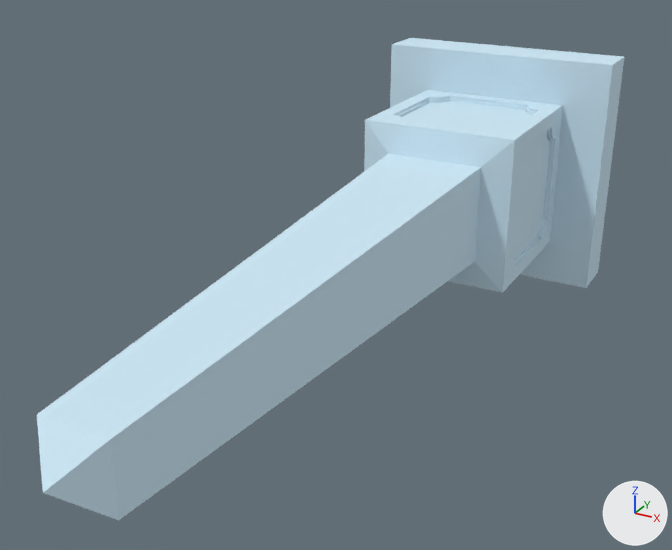
One commit to the FBX model Unity Project/Giroux-CAP6117-SANC - crown/Assets/Models/LOD Headstones/PA-197-F.fbx: the scene before it, then after it.
Before and after are seen from a camera (50 mm lens) standing at (1.66, -5.01, 1.52) and looking at (-0.07, -1.87, -0.05). Arrows for +X, +Y and +Z are at lower right; the lights stay in place. The first picture is the older version. Objects named as collision shapes, trigger or cutter boxes, shadow casters or lower levels of detail are left out. Where no turn or scale is listed for an object, it has been applied to the vertices.

The scene before the commit, as lines of its bpy script (objects in view):
```python
me_mesh26 = bpy.data.meshes.new('mesh26')
me_mesh26.from_pydata(...)  # 2201 vertices, 4398 faces; spans x -0.61..0.61, y -3.61..0.0, z -0.61..0.61
me_mesh26.materials.append(mat_0_615686_0_811765_0_929412_0_000000_0_000000)  # blue #cee9f7
ob_pa_197_f_lod0 = bpy.data.objects.new('PA-197-F_LOD0', me_mesh26)
ob_pa_197_f_lod0.location = (0.0, 0.0, 0.0)
```
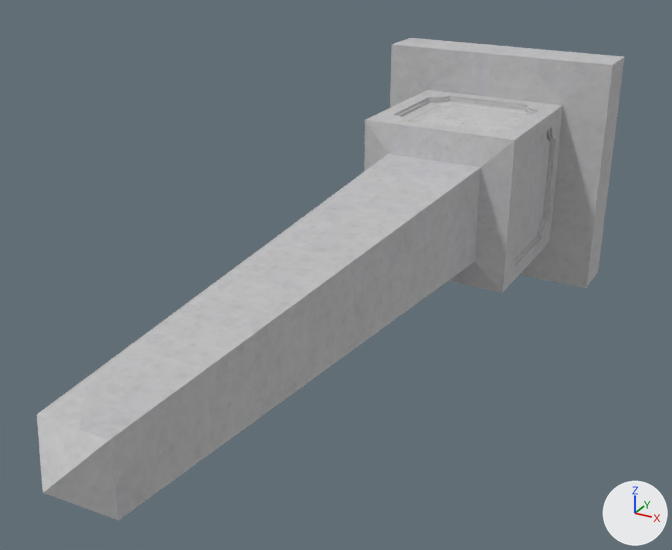
The change, as a diff of the scene's bpy script:
```diff
--- a/Unity Project/Giroux-CAP6117-SANC - crown/Assets/Models/LOD Headstones/PA-197-F.fbx.py
+++ b/Unity Project/Giroux-CAP6117-SANC - crown/Assets/Models/LOD Headstones/PA-197-F.fbx.py
@@ img_a_197_f_png @@
+img_a_197_f_png = load_image('A-197-F.png', '../../Materials/LOD Headstone Mats/A-197-F.png', 1024, 1024, 'sRGB')
@@ mat_0_615686_0_811765_0_929412_0_000000_0_189 @@
+mat_0_615686_0_811765_0_929412_0_000000_0_189 = principled_material('0.615686_0.811765_0.929412_0.000000_0.189')
+mat_0_615686_0_811765_0_929412_0_000000_0_189.texture = img_a_197_f_png
+mat_0_615686_0_811765_0_929412_0_000000_0_189.roughness = 0.859
@@ me_mesh26 @@
 me_mesh26.from_pydata(...)  # 2201 vertices, 4398 faces; spans x -0.61..0.61, y -3.61..0.0, z -0.61..0.61
-me_mesh26.materials.append(mat_0_615686_0_811765_0_929412_0_000000_0_000000)  # blue #cee9f7
+me_mesh26.materials.append(mat_0_615686_0_811765_0_929412_0_000000_0_189)  # picture img_a_197_f_png
```

Changed parts and their boxes (x1, y1, x2, y2) in the pictures (672 x 550 px):
'PA-197-F_LOD0', recoloured (blue to grey): (37, 38, 624, 520) in both
